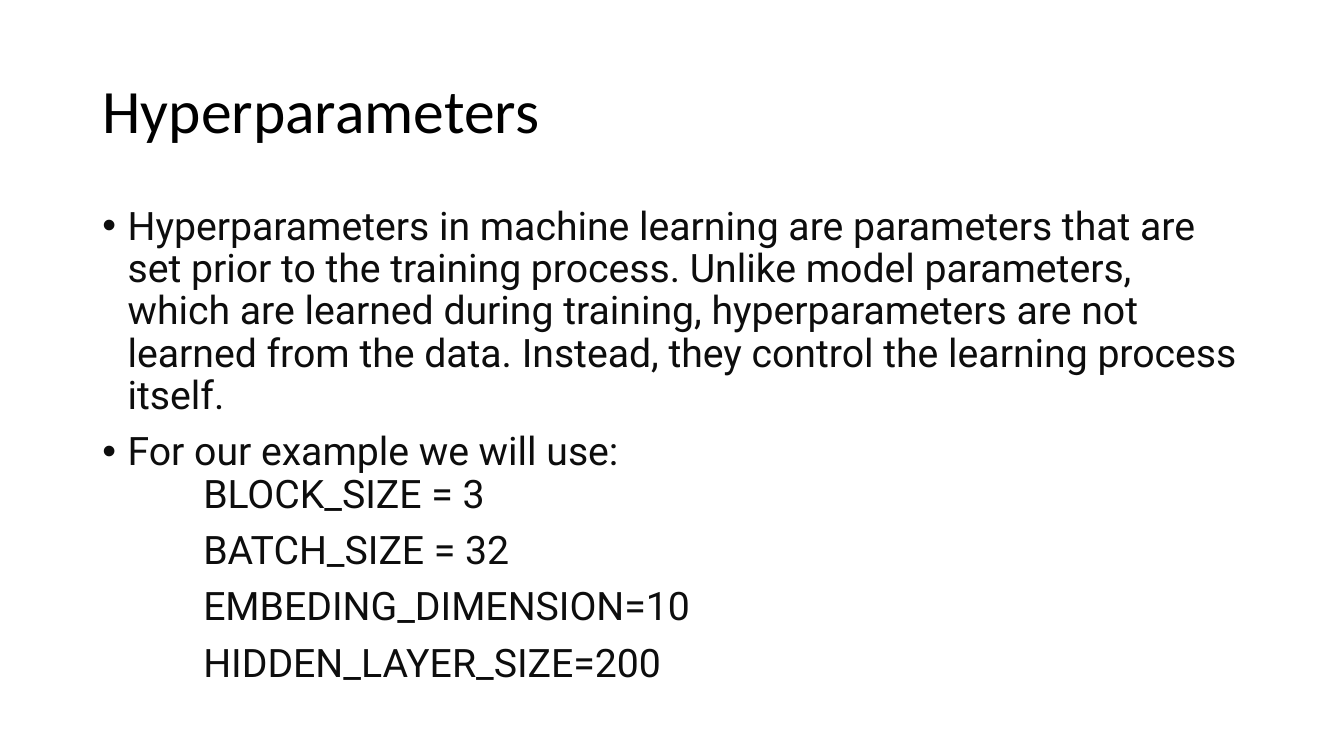
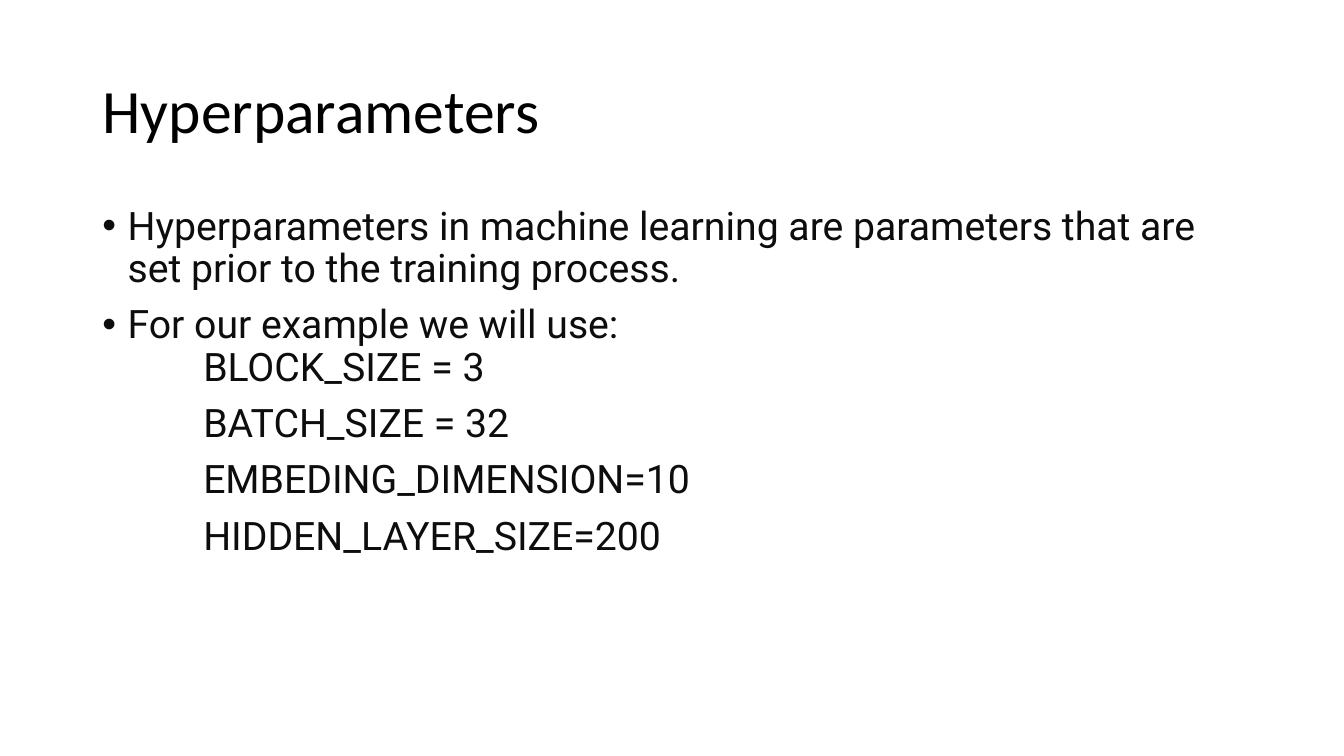
Before and after one commit to bodzio50318/genAiWorkshop, a slide deck: slide 13 of AiDem.pptm (slide 12 before the commit). Drawn at 1344x756 pixels with LibreOffice and Linux fonts; fonts in the diff are those of the drawing. Boxes give left, top, right and bottom in pixels: in the first picture for what was removed or moved away, otherwise in the second. Text is boxed around its words. In the diff, an @@ line names an element or a change of style, - is before the commit and + after.

```diff
--- a/AiDem.pptm
+++ b/AiDem.pptm
@@ text at [128,210,1195,290]: text changed @@
-• Hyperparameters in machine learning are parameters that are set prior to the training process. Unlike model parameters, which are learned during training, hyperparameters are not learned from the data. Instead, they control the learning process itself.
+• Hyperparameters in machine learning are parameters that are set prior to the training process.
```
Also in this commit, not shown: 5 other slides changed, 4 slides added, 1 slide removed, 1 other file.
